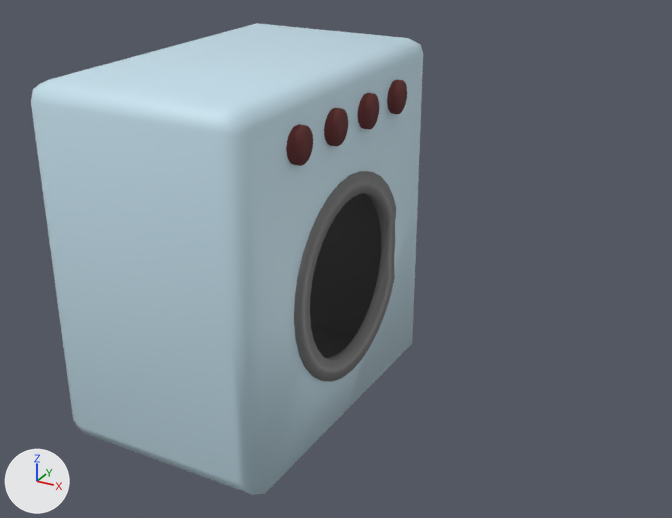
The Blender file Gatastrofe/Assets/models/pieza4Nave.blend, before and after one commit.
One viewpoint serves both versions: a 50 mm lens placed at (3.78, -7.02, 3.84), pointed at (0.01, -0.16, 0.41). Every picture has the same lights, and +X, +Y and +Z are marked at lower left.

Script lines for the objects in view, before the commit:
```python
me_circle = bpy.data.meshes.new('Circle')
me_circle.from_pydata(...)  # 487 vertices, 290 faces; spans x -2.06..0.12, y -1.7..1.7, z -1.27..2.13
# faces by material slot: [57, 96, 5, 132]
me_circle.materials.append(mat_material)  # blue #c7e2ef
me_circle.materials.append(mat_material_3)  # grey #777777
me_circle.materials.append(mat_material2)  # grey #888888
me_circle.materials.append(mat_material4)  # brown #673231
ob_circle = bpy.data.objects.new('Circle', me_circle)
ob_circle.location = (0.0, 0.0, 0.0)
```
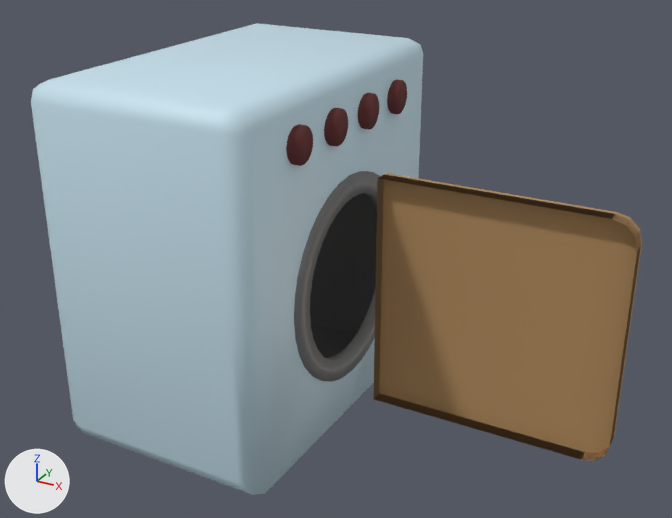
Commit message: Update piezas y nave del protagonista

Changed parts and their boxes [x1, y1, x2, y2] in the pictures (672 x 518 px):
'Circle', reshaped (56% wider): before [31, 23, 423, 495]; after [31, 23, 642, 495]
part 1 of me_circle, added (brown): after [373, 173, 642, 460]

What the commit changed:
Material 'Material.5' (mat_material_5) is new.
Its base color is (0.436, 0.254, 0.108) (brown #b08a5c).
Its roughness is 1.0.
me_circle is used by ob_circle; location (0.0, 0.0, 0.0).
me_circle had 487 vertices, 290 faces and spanned x -2.06..0.12, y -1.7..1.7, z -1.27..2.13.
me_circle now has 521 vertices, 312 faces and spans x -2.06..2.63, y -1.7..1.7, z -1.27..2.13.
me_circle part 1: a new loose piece of 30 vertices spanning x 0.38..2.63, y -0.08..0.08, z -1.02..1.22, in mat_material_5 (brown #b08a5c).
me_circle now uses material mat_material_5 (brown #b08a5c).
